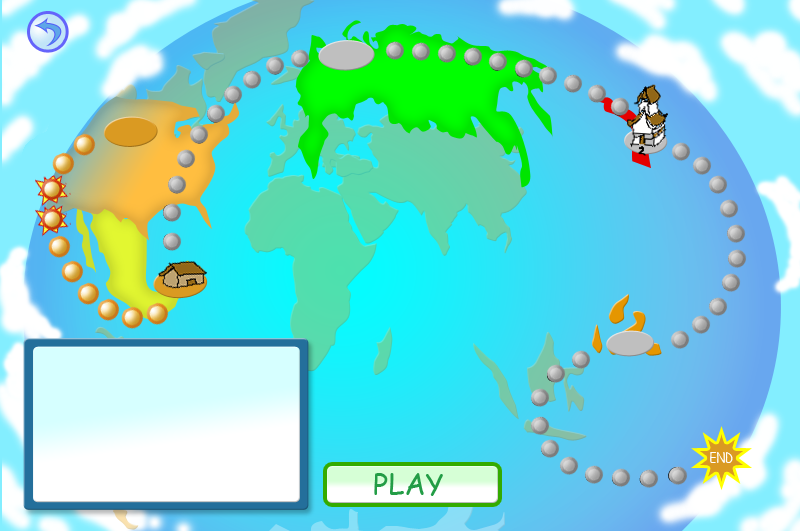
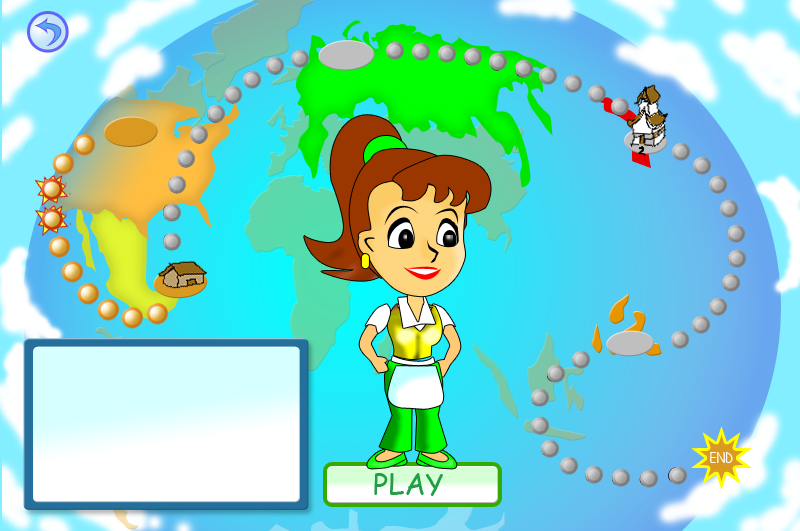
Layers edited between the first and the second (800, 531) image:
added group "model- (копия) 4" with 59 layers above "plau" over [304, 114, 492, 469]
added group "Голова (копия) 4" with 27 layers in group "model- (копия) 4" over [328, 114, 492, 332]
added layer "Фигура 8 (копия)" in group "Голова (копия) 4" over [393, 155, 491, 214]
added layer "Слой 12 (копия)" (53%) in group "Голова (копия) 4" over [329, 114, 419, 190]
added layer "Слой 9 (копия)" (36%) in group "Голова (копия) 4" over [419, 202, 489, 332]
added layer "Слой 8 (копия)" in group "Голова (копия) 4" over [331, 165, 483, 329]
added layer "Фигура 1 (копия)" in group "Голова (копия) 4" over [358, 181, 467, 297]
added layer "Фигура 26 (копия)" in group "Голова (копия) 4" over [349, 149, 467, 278]
added group "туловище и ноги (копия) 4" with 19 layers in group "model- (копия) 4" over [367, 290, 462, 469]
added group "передник" with 3 layers in group "туловище и ноги (копия) 4" over [380, 351, 453, 423]
added layer "Слой 9" (27%) in group "передник" over [380, 351, 453, 423]
added layer "Слой 7 (копия)" in group "туловище и ноги (копия) 4" over [368, 314, 453, 381]
added layer "Слой 10 (копия)" in group "туловище и ноги (копия) 4" over [371, 299, 456, 372]
added layer "Слой 8" in group "туловище и ноги (копия) 4" over [377, 296, 440, 369]
added layer "Фигура 19 (копия)" in group "туловище и ноги (копия) 4" over [387, 303, 442, 359]
added layer "Слой 7" in group "туловище и ноги (копия) 4" over [374, 290, 462, 457]
added layer "Фигура 1" in group "туловище и ноги (копия) 4" over [379, 360, 447, 453]
added group "хвост" with 4 layers in group "model- (копия) 4" over [304, 115, 409, 311]
added layer "Слой 16 (копия)" (20%) in group "хвост" over [313, 238, 398, 311]
added layer "Слой 4 (копия)" (1st of 2, in "model- (копия) 4" › "хвост") in group "хвост" over [313, 241, 401, 308]
added layer "Фигура 10 (копия) 3" in group "хвост" over [304, 115, 403, 281]
…and 38 more changes (38 added)
